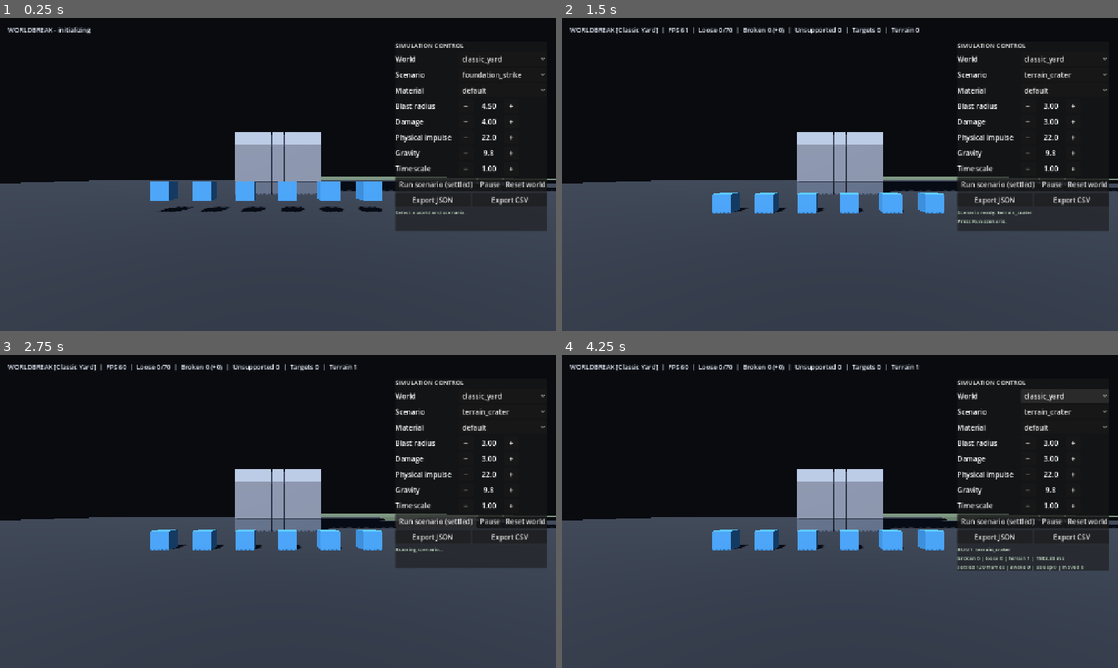
Above: before the commit, frames 1-4 (two rows, left to right).
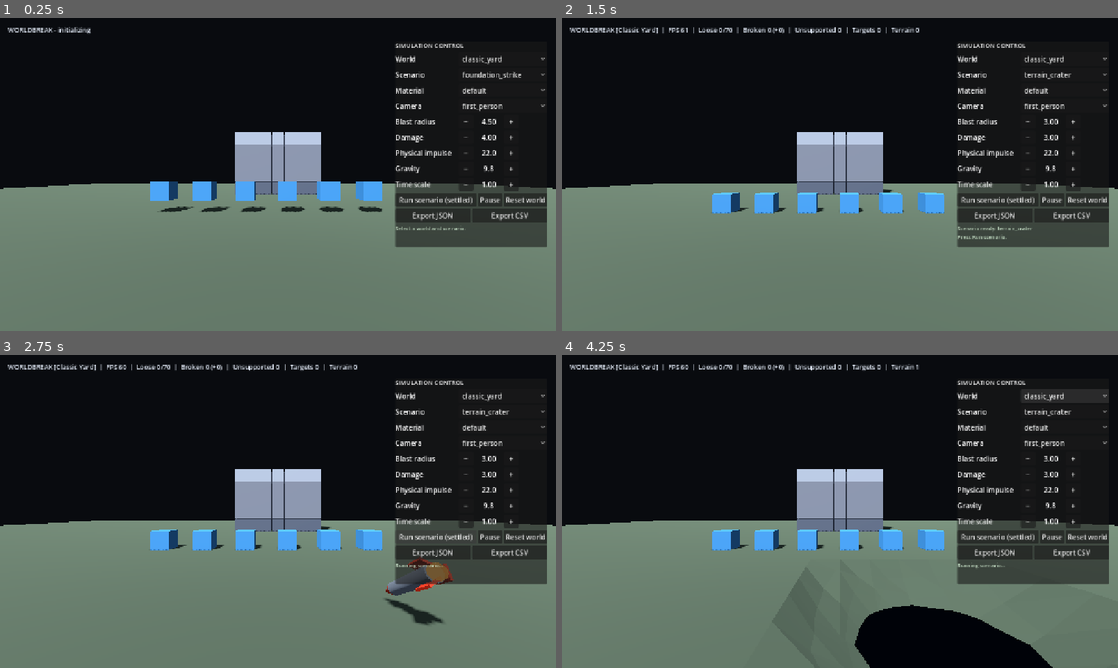
Above: after the commit, the same moments.

Repository: PanDuroDev/Idk
Game: Godot game, scene res://scenes/main.tscn
Two runs of this game, one before a commit and one after it. Both use one fixed random seed, a clock stepped at 60 frames per second and the inputs below.
Inputs (mouse positions are in pixels of both pictures, inside the frame that each line leads up to):
- Up to frame 1 (0.25 s): no input
- Up to frame 2 (1.5 s): click "foundation_strike" at 0.5 s; click (1062, 105) at 1.25 s, where only the run after the commit has a clickable "first_person"
- Up to frame 3 (2.75 s): click "Run scenario (settled)" at 2 s
- Up to frame 4 (4.25 s): click "classic_yard" at 2.75 s; click "classic_yard" at 3.5 s

The runs differ from the first frame. In frame 1, 43% of the frame differs, in the area x 0-100%, y 26-100%; in frame 2, 43%; in frame 3, 44%, in the area x 0-100%, y 3-100%; in frame 4, 43%.

Commit message:
wip(visuals): explosion, rocket, pullable ground, and camera modes

Diff:
--- a/resources/worlds/classic_yard.tres
+++ b/resources/worlds/classic_yard.tres
@@ -17,6 +17,7 @@
 sun_energy = 1.25
 sun_shadows_enabled = true
 terrain_enabled = true
-terrain_position = Vector3(18, 0.06, -30)
+terrain_position = Vector3(0, -1, 0)
+terrain_chunk_radius = 2
 terrain_surface_color = Color(0.26, 0.31, 0.25, 1)
 terrain_low_end_fallback = false
--- a/resources/worlds/sparse_quarry.tres
+++ b/resources/worlds/sparse_quarry.tres
@@ -17,6 +17,7 @@
 sun_energy = 1.05
 sun_shadows_enabled = true
 terrain_enabled = true
-terrain_position = Vector3(-18, 0.06, -30)
+terrain_position = Vector3(0, -1, 0)
+terrain_chunk_radius = 2
 terrain_surface_color = Color(0.42, 0.33, 0.22, 1)
 terrain_low_end_fallback = true
--- a/scripts/main.gd
+++ b/scripts/main.gd
@@ -70,6 +70,13 @@
 var _material_option: OptionButton
 var _pause_button: Button
 var _material_override_id: StringName = &""
+var _camera_option: OptionButton
+var _orbit_camera: Camera3D
+var _overview_camera: Camera3D
+var _camera_mode: StringName = &"first_person"
+var _orbit_angle: float = 0.0
+
+const CAMERA_MODES: Array[StringName] = [&"first_person", &"orbit", &"overview"]
 
 const DEFAULT_BLAST_RADIUS: float = 4.5
 const DEFAULT_BLAST_DAMAGE: float = 4.0
@@ -87,6 +94,7 @@
 	_player.position = Vector3(0.0, 0.1, 6.0)
 	add_child(_player)
 	_player.blast_requested.connect(request_blast)
+	_build_cameras()
 
 	_build_hud()
 	_build_simulation_panel()
@@ -103,6 +111,10 @@
 		return
 	if event is InputEventKey and event.pressed and not event.echo and event.keycode == KEY_F3:
 		toggle_debug_overlay()
+		get_viewport().set_input_as_handled()
+		return
+	if event is InputEventKey and event.pressed and not event.echo and event.keycode == KEY_C:
+		cycle_camera_mode()
 		get_viewport().set_input_as_handled()
 		return
 	if event.is_action_pressed("reset_structure"):
@@ -127,6 +139,7 @@
 
 
 func _process(delta: float) -> void:
+	_update_orbit_camera(delta)
 	_hud_refresh_timer += delta
 	if _hud_refresh_timer < 0.25 or not is_instance_valid(_hud_label):
 		return
@@ -284,6 +297,71 @@
 	return Engine.time_scale
 
 
+func get_camera_modes() -> Array[StringName]:
+	return CAMERA_MODES.duplicate()
+
+
+func get_camera_mode() -> StringName:
+	return _camera_mode
+
+
+func set_camera_mode(mode: StringName) -> bool:
+	if not CAMERA_MODES.has(mode):
+		return false
+	_camera_mode = mode
+	_apply_camera_mode()
+	_refresh_simulation_controls()
+	return true
+
+
+func cycle_camera_mode() -> StringName:
+	set_camera_mode(CAMERA_MODES[(CAMERA_MODES.find(_camera_mode) + 1) % CAMERA_MODES.size()])
+	return _camera_mode
+
+
+func _apply_camera_mode() -> void:
+	if is_instance_valid(_player):
+		var player_camera: Camera3D = _player.call("get_camera")
+		if is_instance_valid(player_camera):
+			player_camera.current = _camera_mode == &"first_person"
+	var anchor: Vector3 = _get_camera_anchor()
+	if is_instance_valid(_orbit_camera):
+		_orbit_camera.position = anchor + Vector3(cos(_orbit_angle) * 22.0, 12.0, sin(_orbit_angle) * 22.0)
+		_orbit_camera.look_at(anchor + Vector3(0.0, 2.0, 0.0))
+		_orbit_camera.current = _camera_mode == &"orbit"
+	if is_instance_valid(_overview_camera):
+		_overview_camera.position = anchor + Vector3(0.0, 42.0, 0.1)
+		_overview_camera.look_at(anchor)
+		_overview_camera.current = _camera_mode == &"overview"
+
+
+func _build_cameras() -> void:
+	_orbit_camera = Camera3D.new()
+	_orbit_camera.name = "OrbitCamera"
+	_orbit_camera.fov = 62.0
+	add_child(_orbit_camera)
+	_overview_camera = Camera3D.new()
+	_overview_camera.name = "OverviewCamera"
+	_overview_camera.fov = 55.0
+	add_child(_overview_camera)
+	_apply_camera_mode()
+
+
+func _update_orbit_camera(delta: float) -> void:
+	if _camera_mode != &"orbit" or not is_instance_valid(_orbit_camera):
+		return
+	_orbit_angle += delta * 0.25
+	var anchor: Vector3 = _get_camera_anchor()
+	_orbit_camera.position = anchor + Vector3(cos(_orbit_angle) * 22.0, 12.0, sin(_orbit_angle) * 22.0)
+	_orbit_camera.look_at(anchor + Vector3(0.0, 2.0, 0.0))
+
+
+func _get_camera_anchor() -> Vector3:
+	if is_instance_valid(_structure):
+		return _structure.global_position
+	return Vector3(0.0, 1.0, -12.0)
+
+
 func load_scenario(scenario_id: StringName) -> Array[String]:
 	var errors: Array[String] = []
 	var scenario: ExperimentScenarioScript = SCENARIO_CATALOG.get_scenario_by_id(scenario_id)
@@ -331,6 +409,7 @@
 	var scenario: ExperimentScenarioScript = prepared["scenario"]
 	var impact: Vector3 = prepared["impact"]
 	var snapshot: Dictionary = _capture_fragment_positions()
+	await _launch_rocket(impact, scenario.blast_radius)
 	var started_usec: int = Time.get_ticks_usec()
 	var metrics: Dictionary = _apply_scenario_impact(scenario, impact)
 	var frames: int = clampi(settle_frames, 1, 600)
@@ -761,6 +840,8 @@
 
 
 func _build_ground() -> void:
+	# Low safety floor under the carveable terrain so debris that leaves the
+	# resident patch still lands instead of falling forever.
 	var ground := StaticBody3D.new()
 	ground.name = "Ground"
 	ground.collision_layer = 1
@@ -771,16 +852,16 @@
 	var shape := BoxShape3D.new()
 	shape.size = Vector3(100.0, 1.0, 100.0)
 	collision.shape = shape
-	collision.position.y = -0.5
+	collision.position.y = -6.5
 	ground.add_child(collision)
 
 	var mesh_instance := MeshInstance3D.new()
 	var mesh := BoxMesh.new()
 	mesh.size = shape.size
 	mesh_instance.mesh = mesh
-	mesh_instance.position.y = -0.5
+	mesh_instance.position.y = -6.5
 	var material := StandardMaterial3D.new()
-	material.albedo_color = Color(0.12, 0.14, 0.17)
+	material.albedo_color = Color(0.07, 0.08, 0.1)
 	material.roughness = 0.95
 	mesh.material = material
 	ground.add_child(mesh_instance)
@@ -794,10 +875,11 @@
 	_terrain.name = "TerrainWorld"
 	if world != null:
 		_terrain.position = world.terrain_position
+		_terrain.set("chunk_radius", world.terrain_chunk_radius)
 		_terrain.set("surface_color", world.terrain_surface_color)
 		_terrain.set("use_low_end_fallback", world.terrain_low_end_fallback)
 	else:
-		_terrain.position = Vector3(18.0, 0.06, -30.0)
+		_terrain.position = Vector3(0.0, -1.0, 0.0)
 	add_child(_terrain)
 
 
@@ -884,6 +966,83 @@
 		var collision := CollisionShape3D.new()
 		collision.shape = prop_shape
 		prop.add_child(collision)
+
+
+func _launch_rocket(impact: Vector3, radius: float) -> void:
+	if DisplayServer.get_name() == "headless":
+		return
+	var rocket := _build_rocket(radius)
+	add_child(rocket)
+	rocket.global_position = impact + Vector3(0.0, 12.0, 20.0)
+	rocket.look_at(impact)
+	var flight: Tween = create_tween()
+	flight.tween_property(rocket, "global_position", impact, 0.7).set_trans(Tween.TRANS_QUAD).set_ease(Tween.EASE_IN)
+	await flight.finished
+	if is_instance_valid(rocket):
+		rocket.queue_free()
+
+
+func _build_rocket(radius: float) -> Node3D:
+	var rocket := Node3D.new()
+	rocket.name = "Rocket"
+	rocket.scale = Vector3.ONE * clampf(radius / 4.5, 0.7, 1.6)
+	var pivot := Node3D.new()
+	pivot.rotation_degrees.x = -90.0
+	rocket.add_child(pivot)
+
+	var metal := StandardMaterial3D.new()
+	metal.albedo_color = Color(0.62, 0.66, 0.7)
+	metal.roughness = 0.35
+	metal.metallic = 0.6
+	var accent := StandardMaterial3D.new()
+	accent.albedo_color = Color(0.75, 0.2, 0.12)
+	accent.roughness = 0.55
+
+	var body := MeshInstance3D.new()
+	var body_mesh := CylinderMesh.new()
+	body_mesh.top_radius = 0.16
+	body_mesh.bottom_radius = 0.18
+	body_mesh.height = 1.5
+	body.mesh = body_mesh
+	body.material_override = metal
+	pivot.add_child(body)
+
+	var nose := MeshInstance3D.new()
+	var nose_mesh := CylinderMesh.new()
+	nose_mesh.top_radius = 0.0
+	nose_mesh.bottom_radius = 0.16
+	nose_mesh.height = 0.5
+	nose.mesh = nose_mesh
+	nose.material_override = accent
+	nose.position.y = 1.0
+	pivot.add_child(nose)
+
+	for index in range(3):
+		var fin := MeshInstance3D.new()
+		var fin_mesh := BoxMesh.new()
+		fin_mesh.size = Vector3(0.05, 0.42, 0.3)
+		fin.mesh = fin_mesh
+		fin.material_override = accent
+		fin.rotation.y = TAU * float(index) / 3.0
+		fin.position = Vector3(cos(TAU * float(index) / 3.0) * 0.2, -0.62, sin(TAU * float(index) / 3.0) * 0.2)
+		pivot.add_child(fin)
+
+	var flame := MeshInstance3D.new()
+	var flame_mesh := SphereMesh.new()
+	flame_mesh.radius = 0.16
+	flame_mesh.height = 0.32
+	flame.mesh = flame_mesh
+	var flame_material := StandardMaterial3D.new()
+	flame_material.transparency = BaseMaterial3D.TRANSPARENCY_ALPHA
+	flame_material.shading_mode = BaseMaterial3D.SHADING_MODE_UNSHADED
+	flame_material.albedo_color = Color(1.0, 0.7, 0.25, 0.85)
+	flame_material.emission_enabled = true
+	flame_material.emission = Color(1.0, 0.55, 0.15)
+	flame_material.emission_energy_multiplier = 3.0
+	flame.material_override = flame_material
+	flame.position.y = -0.82
+	pivot.add_child(flame)
+	return rocket
 
 
 func _spawn_blast_flash(position: Vector3) -> void:
@@ -899,10 +1058,47 @@
 			oldest.queue_free()
 
 	var effect := Node3D.new()
-	effect.name = "BlastDustEffect"
+	effect.name = "BlastEffect"
 	add_child(effect)
 	effect.global_position = position
 	_active_effects.append(effect)
+
+	# Hot core flash.
+	var flash_material := StandardMaterial3D.new()
+	flash_material.transparency = BaseMaterial3D.TRANSPARENCY_ALPHA
+	flash_material.shading_mode = BaseMaterial3D.SHADING_MODE_UNSHADED
+	flash_material.albedo_color = Color(1.0, 0.62, 0.2, 0.9)
+	flash_material.emission_enabled = true
+	flash_material.emission = Color(1.0, 0.5, 0.12)
+	flash_material.emission_energy_multiplier = 4.0
+	var flash := MeshInstance3D.new()
+	var sphere_mesh := SphereMesh.new()
+	sphere_mesh.radius = 1.0
+	sphere_mesh.height = 2.0
+	flash.mesh = sphere_mesh
+	flash.material_override = flash_material
+	flash.scale = Vector3.ONE * 0.25
+	effect.add_child(flash)
+
+	# Expanding ground shockwave ring.
+	var shock_material := StandardMaterial3D.new()
+	shock_material.transparency = BaseMaterial3D.TRANSPARENCY_ALPHA
+	shock_material.shading_mode = BaseMaterial3D.SHADING_MODE_UNSHADED
+	shock_material.albedo_color = Color(0.95, 0.86, 0.7, 0.75)
+	shock_material.emission_enabled = true
+	shock_material.emission = Color(1.0, 0.72, 0.35)
+	shock_material.emission_energy_multiplier = 2.0
+	var shock := MeshInstance3D.new()
+	var torus := TorusMesh.new()
+	torus.inner_radius = 0.85
+	torus.outer_radius = 1.0
+	shock.mesh = torus
+	shock.material_override = shock_material
+	shock.rotation_degrees.x = 90.0
+	shock.position.y = 0.05
+	shock.scale = Vector3.ONE * 0.4
+	effect.add_child(shock)
+
 	var dust_mesh := SphereMesh.new()
 	dust_mesh.radius = 0.07
 	dust_mesh.height = 0.14
@@ -918,6 +1114,10 @@
 		Vector3(0.7, 0.2, -0.8), Vector3(-0.8, 0.25, -0.5)
 	]
 	var tween := create_tween().set_parallel(true)
+	tween.tween_property(flash, "scale", Vector3.ONE * blast_radius * 0.6, EFFECT_LIFETIME * 1.4).set_trans(Tween.TRANS_QUAD).set_ease(Tween.EASE_OUT)
+	tween.tween_property(flash_material, "albedo_color", Color(1.0, 0.62, 0.2, 0.0), EFFECT_LIFETIME)
+	tween.tween_property(shock, "scale", Vector3.ONE * blast_radius * 1.6, EFFECT_LIFETIME).set_trans(Tween.TRANS_QUAD).set_ease(Tween.EASE_OUT)
+	tween.tween_property(shock_material, "albedo_color", Color(0.95, 0.86, 0.7, 0.0), EFFECT_LIFETIME)
 	for index in range(directions.size()):
 		var dust := MeshInstance3D.new()
 		dust.mesh = dust_mesh
@@ -1058,6 +1258,7 @@
 	var material_ids: Array[StringName] = [&"default"]
 	material_ids.append_array(get_material_profile_ids())
 	_material_option = _add_option_row(layout, "Material", material_ids, _on_material_selected)
+	_camera_option = _add_option_row(layout, "Camera", CAMERA_MODES, _on_camera_selected)
 
 	_add_impact_control_row(layout, "Blast radius", &"blast_radius", 0.25)
 	_add_impact_control_row(layout, "Damage", &"blast_damage", 0.25)
@@ -1197,6 +1398,11 @@
 	else:
 		_set_status("MATERIAL FAILED\n" + "\n".join(errors))
 	_refresh_simulation_controls()
+
+
+func _on_camera_selected(index: int) -> void:
+	if set_camera_mode(_camera_option.get_item_metadata(index)):
+		_set_status("Camera: %s (C cycles)" % String(_camera_mode))
 
 
 func _run_selected_scenario() -> void:
@@ -1233,6 +1439,7 @@
 		_material_option,
 		_material_override_id if _material_override_id != &"" else &"default"
 	)
+	_select_option(_camera_option, _camera_mode)
 
 
 func _select_option(option: OptionButton, option_id: StringName) -> void:
--- a/scripts/player_controller.gd
+++ b/scripts/player_controller.gd
@@ -85,3 +85,7 @@
 	var ray_origin: Vector3 = _camera.global_position
 	var ray_direction: Vector3 = -_camera.global_transform.basis.z.normalized()
 	blast_requested.emit(ray_origin, ray_direction)
+
+
+func get_camera() -> Camera3D:
+	return _camera
--- a/scripts/world_definition.gd
+++ b/scripts/world_definition.gd
@@ -19,6 +19,7 @@
 @export_range(0.0, 8.0, 0.05) var sun_energy: float = 1.25
 @export var sun_shadows_enabled: bool = true
 @export var terrain_enabled: bool = true
-@export var terrain_position: Vector3 = Vector3(18.0, 0.06, -30.0)
+@export var terrain_position: Vector3 = Vector3(0.0, -1.0, 0.0)
+@export_range(1, 8, 1) var terrain_chunk_radius: int = 2
 @export var terrain_surface_color: Color = Color(0.26, 0.31, 0.25)
 @export var terrain_low_end_fallback: bool = false
--- a/scripts/world_definition_validator.gd
+++ b/scripts/world_definition_validator.gd
@@ -43,6 +43,8 @@
 		errors.append("World sun energy must be finite and within 0..%.1f." % MAX_SUN_ENERGY)
 	if not world.terrain_position.is_finite():
 		errors.append("World terrain position must contain finite values.")
+	if world.terrain_chunk_radius < 1 or world.terrain_chunk_radius > 8:
+		errors.append("World terrain chunk radius must be within 1..8.")
 	if not _is_valid_color(world.terrain_surface_color):
 		errors.append("World terrain surface color must contain finite channels within 0..1.")
 
--- a/terrain/terrain_world.gd
+++ b/terrain/terrain_world.gd
@@ -12,11 +12,10 @@
 const BudgetConfig = preload("res://terrain/terrain_budget_config.gd")
 
 const CHUNK_LAYER: int = 0
-const CHUNK_MIN: int = -1
-const CHUNK_MAX: int = 1
 
 @export var use_low_end_fallback: bool = false
 @export var surface_color: Color = Color(0.26, 0.31, 0.25)
+@export_range(1, 8, 1) var chunk_radius: int = 1
 
 var _budget: TerrainBudgetConfig
 var _cells: Vector3i
@@ -53,8 +52,8 @@
 	_budget.configure_collision_queue(_collision_queue)
 	add_child(_collision_queue)
 
-	for z in range(CHUNK_MIN, CHUNK_MAX):
-		for x in range(CHUNK_MIN, CHUNK_MAX):
+	for z in range(-chunk_radius, chunk_radius):
+		for x in range(-chunk_radius, chunk_radius):
 			_create_chunk(Vector3i(x, CHUNK_LAYER, z))
 
 
